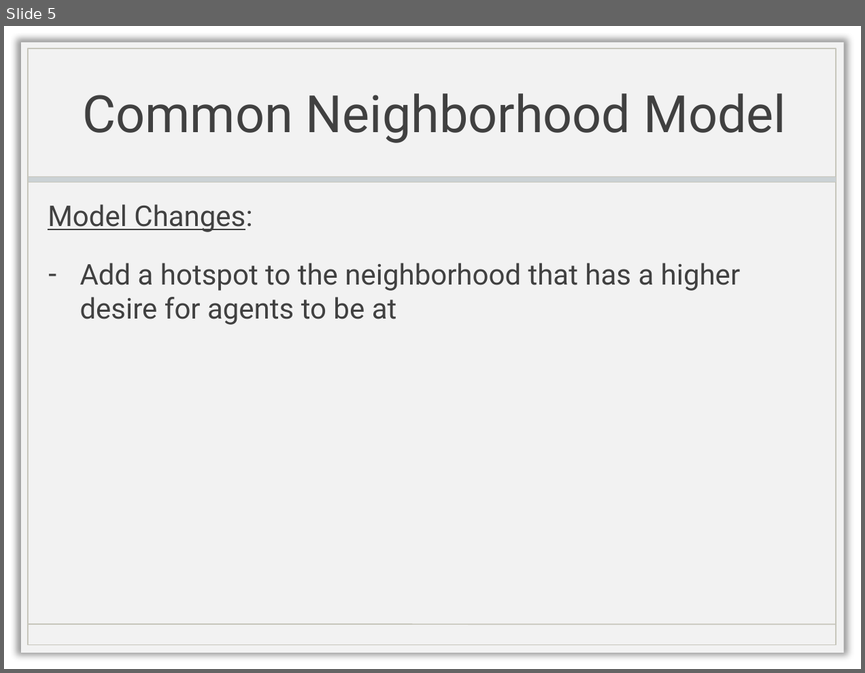
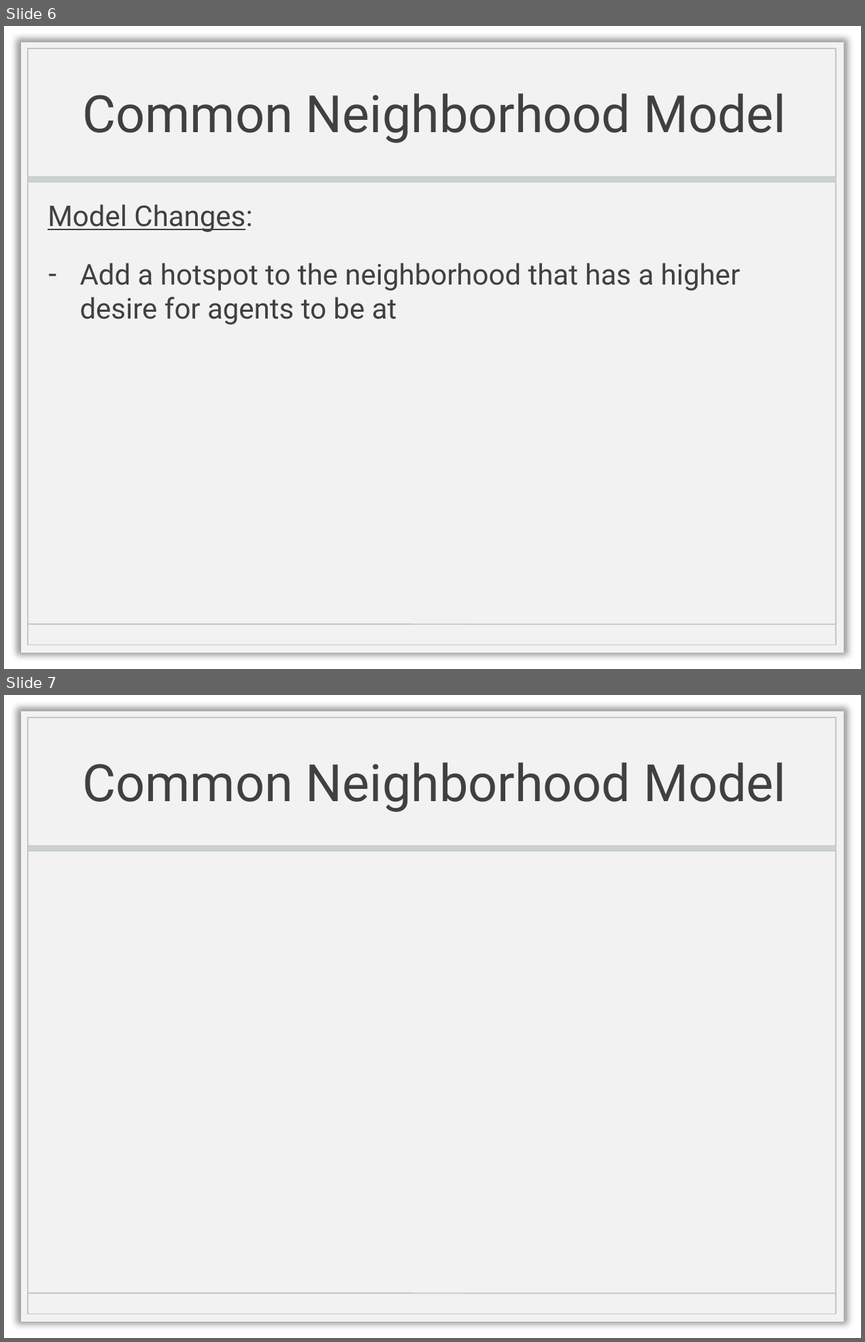
Before and after one commit to chathika/CAP6675HW2, a slide deck: CAP6675_HW2_Presentation.pptx. Shown one above the other, each under a label of ours: slide 5 before the commit, slides 6 and 7 after it. The pictures are 865x673 and 865x1342 pixels, drawn with LibreOffice and Linux fonts; fonts in the diff are those of the drawing; background and template pictures are left out. Boxes give left, top, right and bottom in pixels: in the first picture for what was removed or moved away, otherwise in the second. Text is boxed around its words. In the diff, an @@ line names an element or a change of style, - is before the commit and + after.

```diff
--- a/CAP6675_HW2_Presentation.pptx
+++ b/CAP6675_HW2_Presentation.pptx
@@ slide 7 added at (4, 695, 861, 1338), background picture (left out); not listed: 4 template elements that a slide beside it also shows @@
@@ title added at (83, 762, 786, 812), 43.2 pt, text #404040 @@
+Common Neighborhood Model
@@ what was slide 5 is now slide 6 @@
```
Also in this commit, not shown: 2 other slides added.
